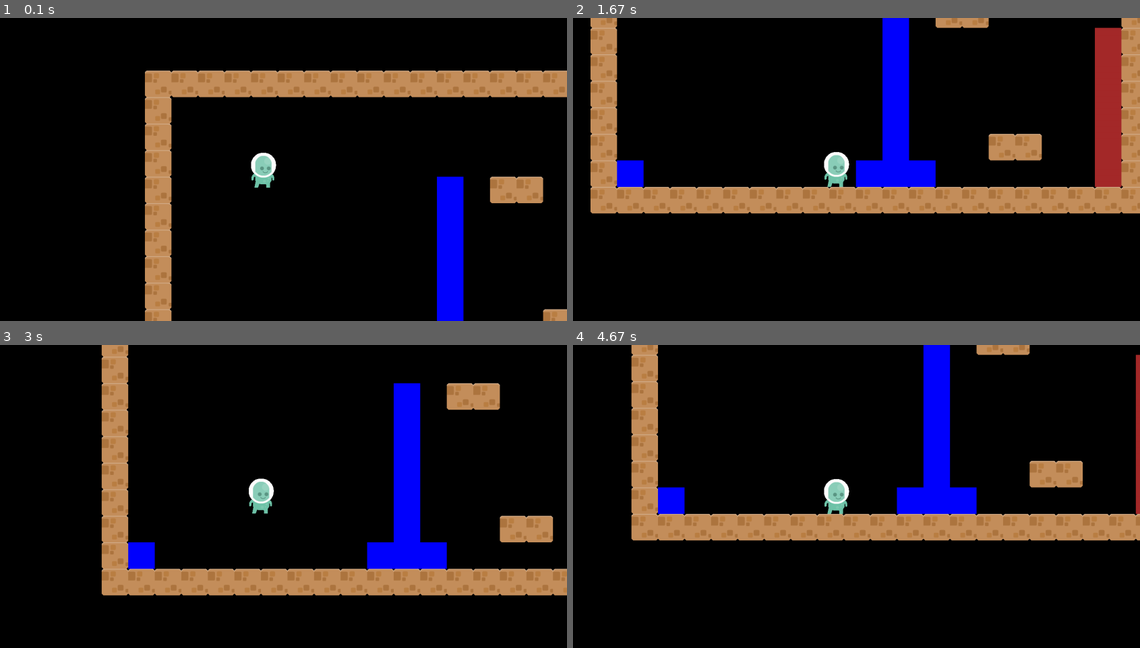
Above: before the commit, frames 1-4 (two rows, left to right).
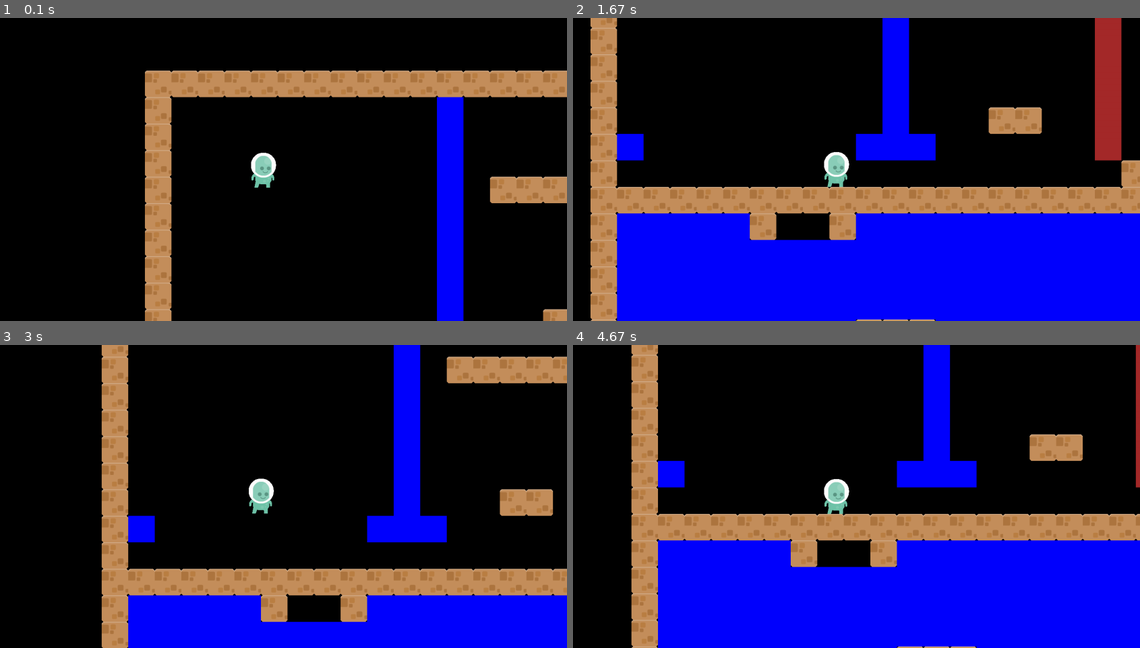
Above: after the commit, the same moments.

Repository: MahentNik/Project_pygame
Game: pygame game, started from main.py
Two runs of this game, one before a commit and one after it. Both use one fixed random seed, a clock stepped at 60 frames per second and the inputs below.
Inputs:
- Up to frame 1 (0.1 s): no input
- Up to frame 2 (1.67 s): hold Right 0.33-0.8 s; hold Up 0.83-1.13 s; hold Right 1.17-1.63 s
- Up to frame 3 (3 s): hold Left 1.67-2.2 s; tap Space at 2.57 s; hold Left from 2.9 s (still down)
- Up to frame 4 (4.67 s): release Left at 3.3 s; hold Up 3.33-3.7 s; hold Right 3.73-4.37 s

The runs differ from the first frame. In frame 1, 1.6% of the frame differs, in the area x 77-100%, y 26-62%; in frame 2, 41%, in the area x 3-100%, y 0-100%; in frame 3, 22%; in frame 4, 36%.

Commit message:
изменил тренировочный уровень

Diff:
--- a/main.py
+++ b/main.py
@@ -13,18 +13,32 @@
 
 tile_width = tile_height = 70
 PRIMITIVE_LEVEL = [
-    "---------------------",
-    "-                   -",
-    "-                   -",
-    "-   @               -",
-    "-          w --     -",
-    "-          w       l-",
-    "-          w       l-",
-    "-          w       l-",
-    "-          w       l-",
-    "-          w   --  l-",
-    "-w        www      l-",
-    "---------------------"]
+    "--------------------------",
+    "-          w             -",
+    "-          w             -",
+    "-   @      w             -",
+    "-          w ------l--   -",
+    "-          w       l     -",
+    "-          w       l     -",
+    "-          w       l     -",
+    "-          w       l     -",
+    "-          w   --  l     -",
+    "-w        www      l     -",
+    "-                   -ww- -",
+    "---------------------ww---",
+    "-wwwww-  -wwwwwwwwwwwwwww-",
+    "-wwwwwwwwwwwwwwwwwwwwwwww-",
+    "-wwwwwwwwwwwwwwwwwwwwwwww-",
+    "-wwwwwwwwwwwwwwwwwwwwwwww-",
+    "-wwwwwwwww---wwwwwwwwwwww-",
+    "-wwwwwwwww- -wwwwwwwwwwww- ",
+    "-wwwwwwwwwwwwwwwwwwwwwwww-",
+    "-wwwwwwwwwwwwwwwwwwwwwwww-",
+    "-wwwwwwwwwwwwwwwwwwwwwwww-",
+    "--------------------------",
+
+
+]
 
 
 def load_image(name, color_key=None):
